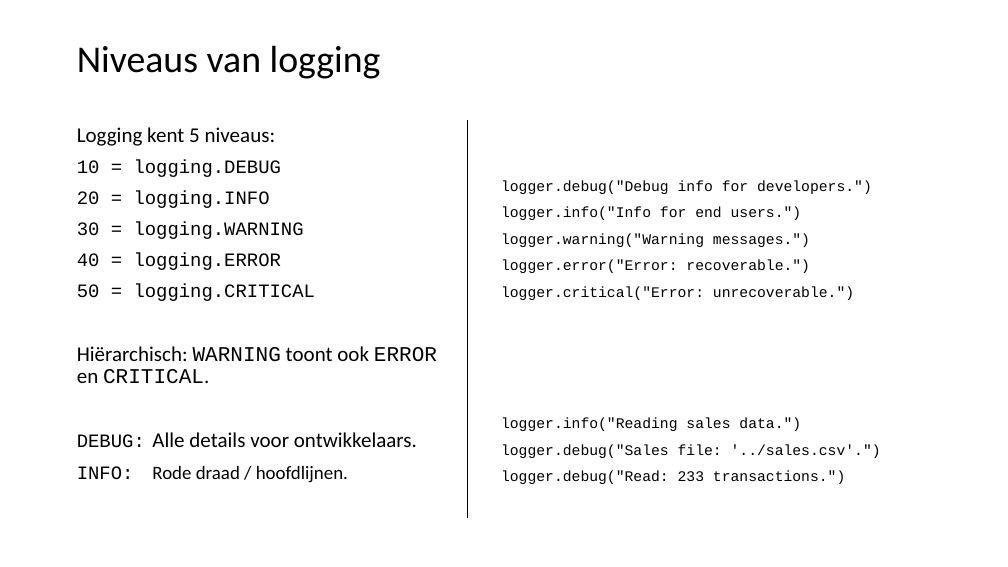
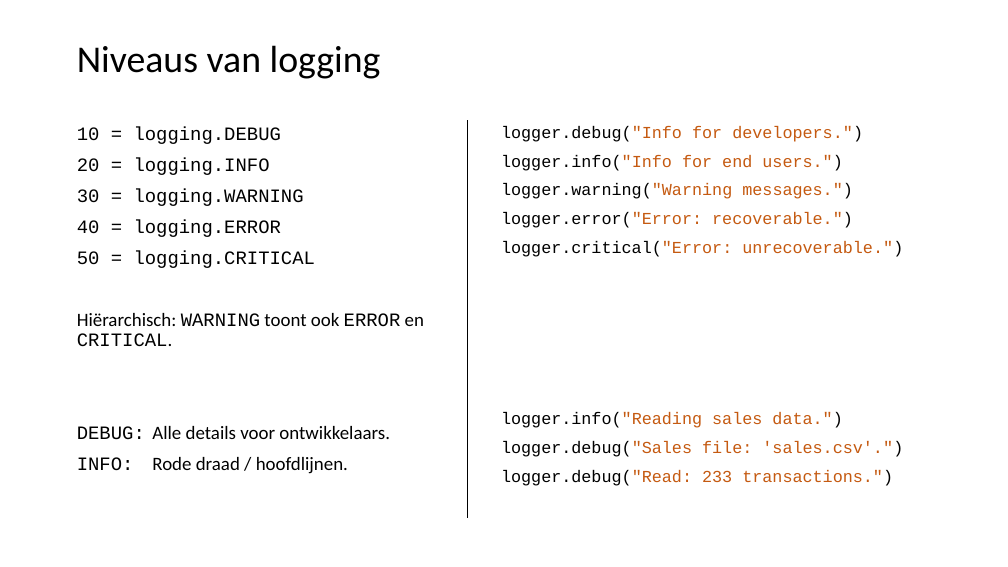
Before and after one commit to LFKoning/knowledge-sharing, a slide deck: slide 25 of python_trainees/2_production_code/python_traineeship_2.pptx. Drawn at 1008x567 pixels with LibreOffice and Linux fonts; fonts in the diff are those of the drawing. Boxes give left, top, right and bottom in pixels: in the first picture for what was removed or moved away, otherwise in the second. Text is boxed around its words. In the diff, an @@ line names an element or a change of style, - is before the commit and + after.

```diff
--- a/python_trainees/2_production_code/python_traineeship_2.pptx
+++ b/python_trainees/2_production_code/python_traineeship_2.pptx
@@ text at [77,127,276,146]: paragraph removed @@
-Logging kent 5 niveaus:
@@ text at [501,126,863,142]: text changed; size 14 to 16 pt; text colour #000000 to #C55A11 @@
-logger.debug("Debug info for developers.")
+logger.debug("Info for developers.")
@@ text at [501,155,903,486]: size 14 to 16 pt, text colour #000000 to #C55A11 in "logger.info("Info for end users.")", "logger.warning("Warning messages.")", "logger.error("Error: recoverable.")", "logger.critical("Error: unrecoverable.")" and 2 more places @@
@@ text at [77,313,424,440]: size 20 to 18 pt in "Hiërarchisch: WARNING toont ook ERROR en CRITICAL.", "Alle details voor ontwikkelaars." @@
@@ text at [501,441,903,457]: text changed; size 14 to 16 pt; text colour #000000 to #C55A11 @@
-logger.debug("Sales file: '../sales.csv'.")
+logger.debug("Sales file: 'sales.csv'.")
```
Also in this commit, not shown: 25 other slides changed, 1 slide added, 20 other files.
